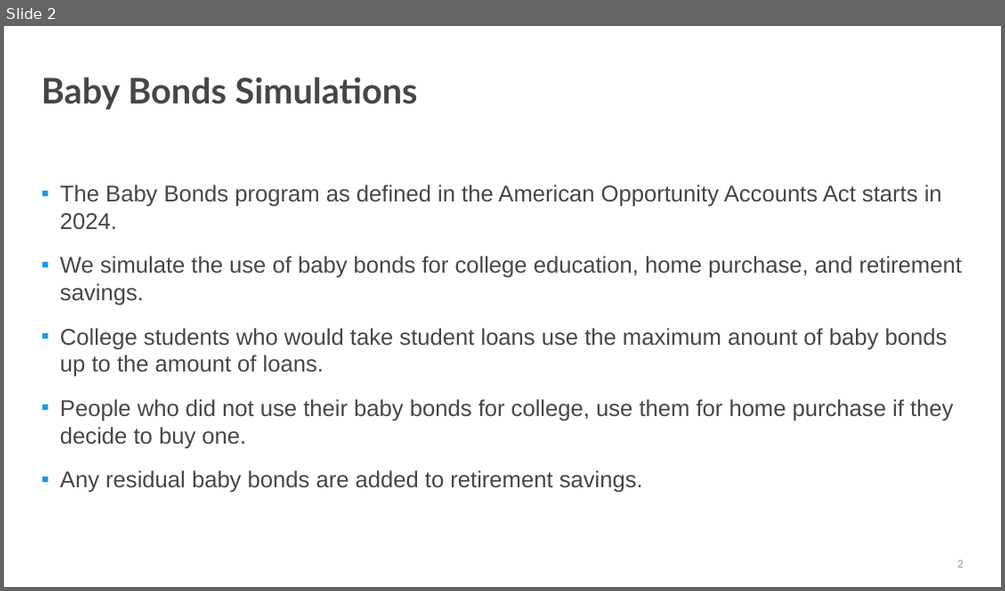
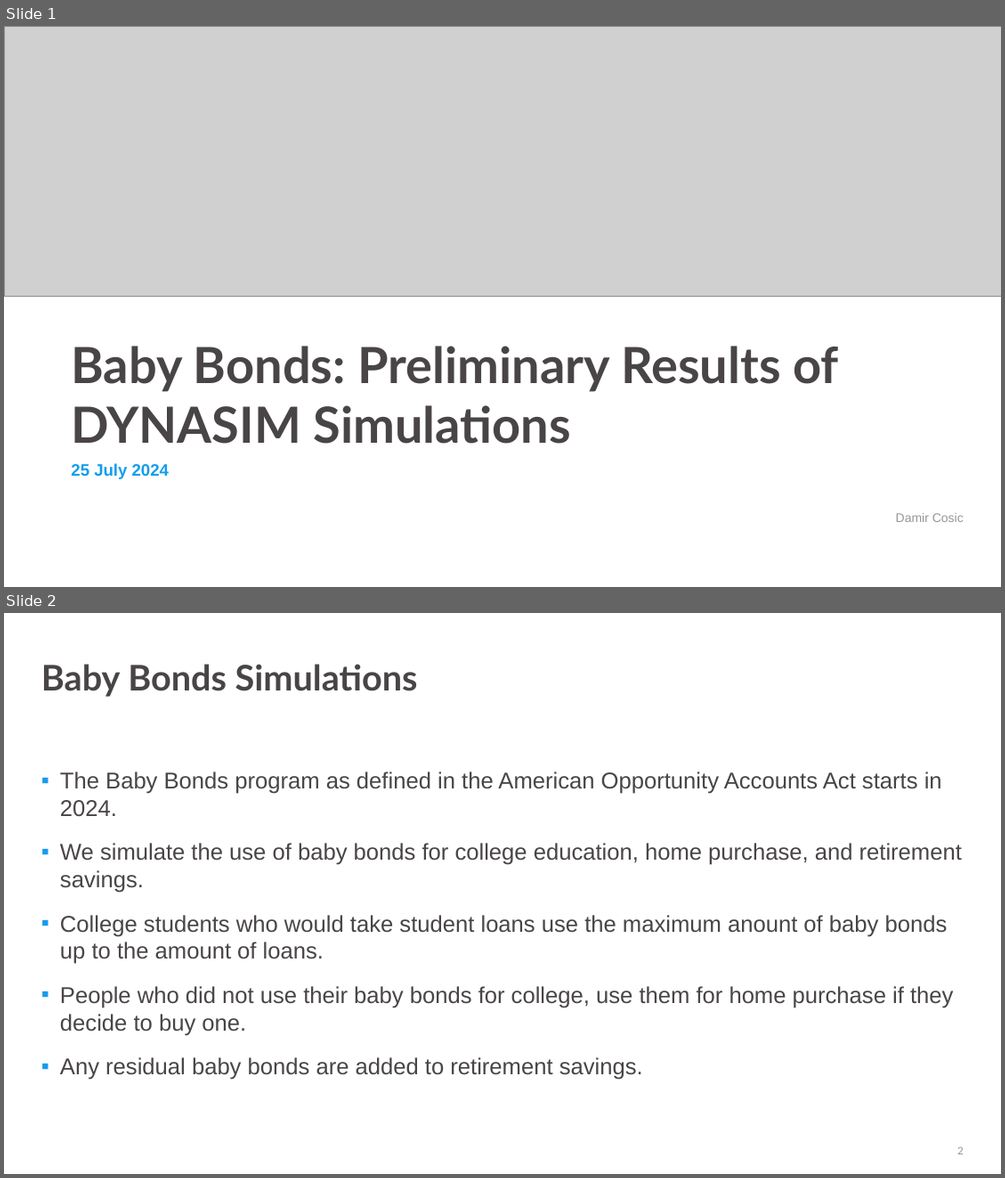
Before and after one commit to UI-Research/baby-bonds, a slide deck: Presentations/2024-07-25/BabyBonds-2024-07-25.pptx. Shown one above the other, each under a label of ours: slide 2 before the commit, slides 1 and 2 after it. The pictures are 1005x591 and 1005x1178 pixels, drawn with LibreOffice and Linux fonts; fonts in the diff are those of the drawing; grey boxes stand for pictures; background and template pictures are left out. Boxes give left, top, right and bottom in pixels: in the first picture for what was removed or moved away, otherwise in the second. Text is boxed around its words. In the diff, an @@ line names an element or a change of style, - is before the commit and + after.

```diff
--- a/Presentations/2024-07-25/BabyBonds-2024-07-25.pptx
+++ b/Presentations/2024-07-25/BabyBonds-2024-07-25.pptx
@@ slide 1 added at (4,26,1001,587), background #FFFFFF @@
@@ picture added at (4,26,1001,296) @@
@@ table added at (72,320,932,483), 3 rows, 1 columns @@
+
+Baby Bonds: Preliminary Results of DYNASIM Simulations
+25 July 2024
@@ text added at (896,513,963,522), 12 pt, text #969696 @@
+Damir Cosic
@@ rectangle added at (4,545,272,587), fill #FFFFFF @@
@@ rectangle added at (4,552,237,587), fill #FFFFFF @@
```
Also in this commit, not shown: 5 slides removed, 2 other files.
